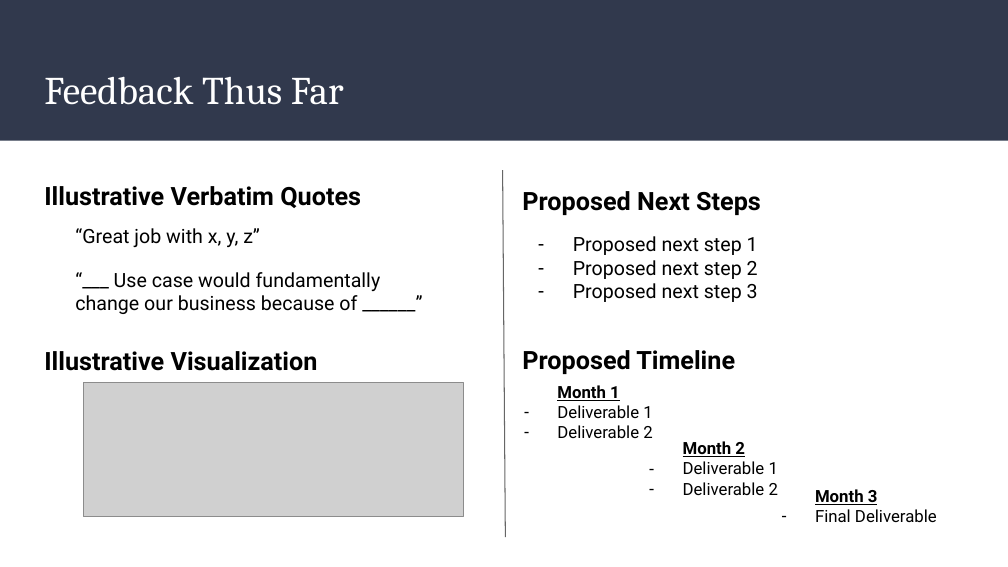
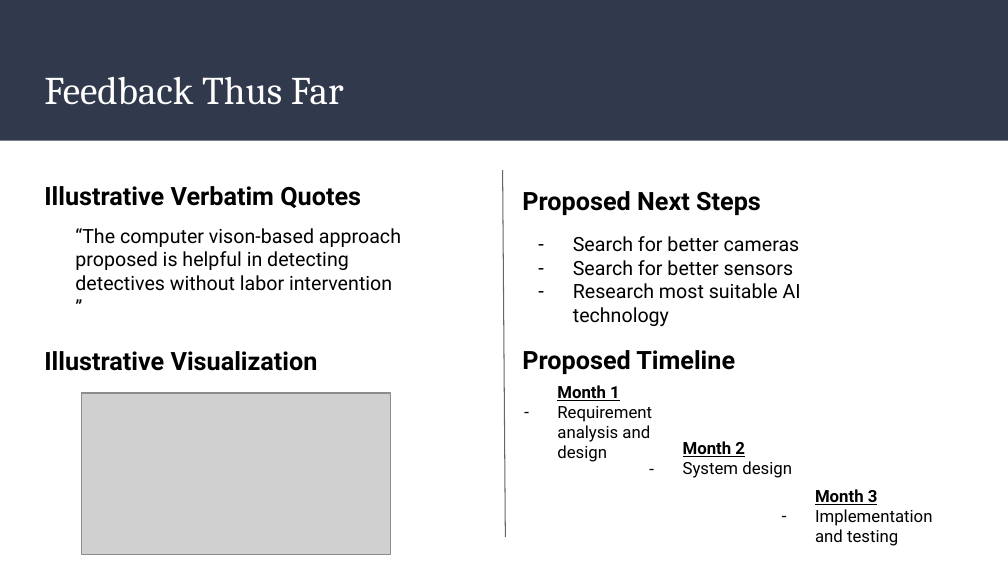
Before and after one commit to mohandesosama/Delivering-an-ML-AI-Strategy, a slide deck: slide 9 of 03_Final Presentation Template.pptx. Drawn at 1008x567 pixels with LibreOffice and Linux fonts; fonts in the diff are those of the drawing; grey boxes stand for pictures. Boxes give left, top, right and bottom in pixels: in the first picture for what was removed or moved away, otherwise in the second. Text is boxed around its words. In the diff, an @@ line names an element or a change of style, - is before the commit and + after.

```diff
--- a/03_Final Presentation Template.pptx
+++ b/03_Final Presentation Template.pptx
@@ text at box(75, 228, 401, 291): text changed @@
-“Great job with x, y, z”
+“The computer vison-based approach proposed is helpful in detecting detectives without labor intervention
+”
@@ text at box(573, 236, 801, 327): text changed @@
-– Proposed next step 1
-– Proposed next step 2
-– Proposed next step 3
+– Search for better cameras
+– Search for better sensors
+– Research most suitable AI technology
@@ text removed at box(75, 272, 381, 314) @@
-“___ Use case would fundamentally change our business because of ______”
@@ picture: place and size @@
-picture at box(84, 383, 464, 517)
+picture at box(82, 393, 391, 554)
@@ text at box(557, 406, 652, 462): text changed @@
-– Deliverable 1
-– Deliverable 2
+– Requirement analysis and design
@@ text at box(683, 461, 792, 478): text changed @@
-– Deliverable 1
-– Deliverable 2
+– System design
@@ text at box(815, 509, 932, 546): text changed @@
-– Final Deliverable
+– Implementation and testing
```
Also in this commit, not shown: 1 other slide changed.
